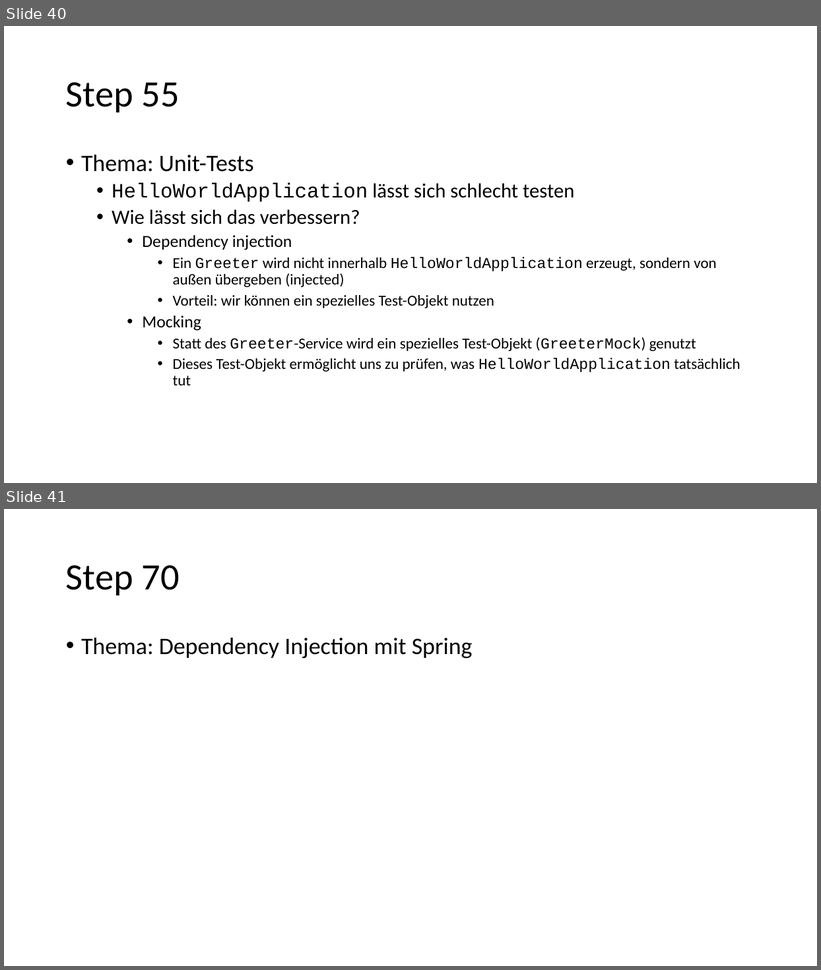
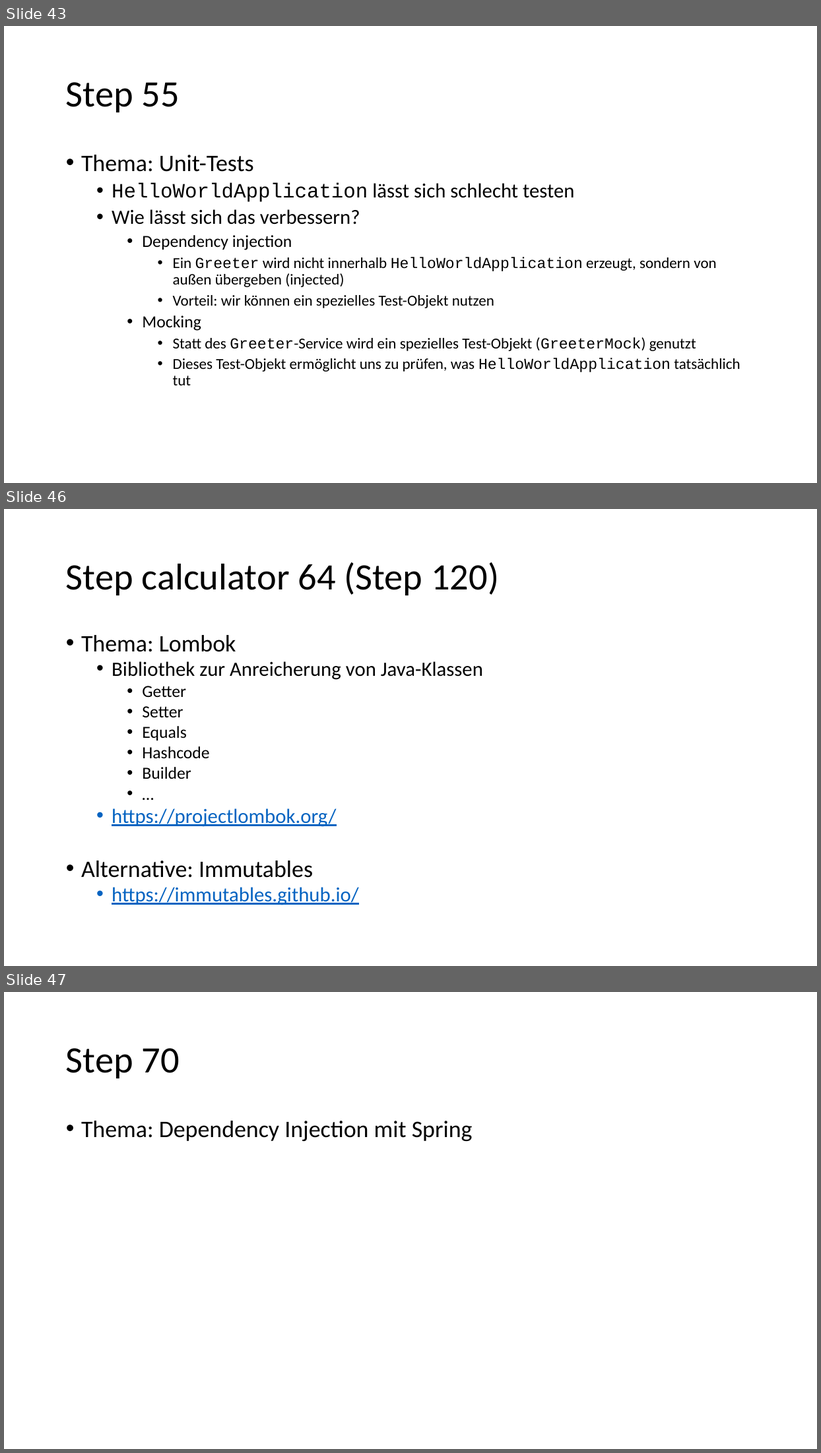
Before and after one commit to igeldo/PR4-SoSe23, a slide deck: Java-Starter.pptx. Shown one above the other, each under a label of ours: slides 40 and 41 before the commit, slides 43, 46 and 47 after it; the slides between them are not shown. The pictures are 821x970 and 821x1453 pixels, drawn with LibreOffice and Linux fonts; fonts in the diff are those of the drawing. Boxes give left, top, right and bottom in pixels: in the first picture for what was removed or moved away, otherwise in the second. Text is boxed around its words. In the diff, an @@ line names an element or a change of style, - is before the commit and + after.

```diff
--- a/Java-Starter.pptx
+++ b/Java-Starter.pptx
@@ slide 46 added at [4, 509, 817, 966], background #FFFFFF @@
@@ title added at [66, 562, 499, 595], 44 pt, text #000000 @@
+Step calculator 64 (Step 120)
@@ text added at [81, 635, 483, 906], 24 pt, text #000000 @@
+• Thema: Lombok
+  • Bibliothek zur Anreicherung von Java-Klassen
+    • Getter
+    • Setter
+    • Equals
+    • Hashcode
+    • Builder
+    • …
+  • https://projectlombok.org/
+• Alternative: Immutables
+  • https://immutables.github.io/
@@ what was slide 40 is now slide 43 @@
@@ what was slide 41 is now slide 47 @@
```
Also in this commit, not shown: 3 slides changed, 11 other slides added.
